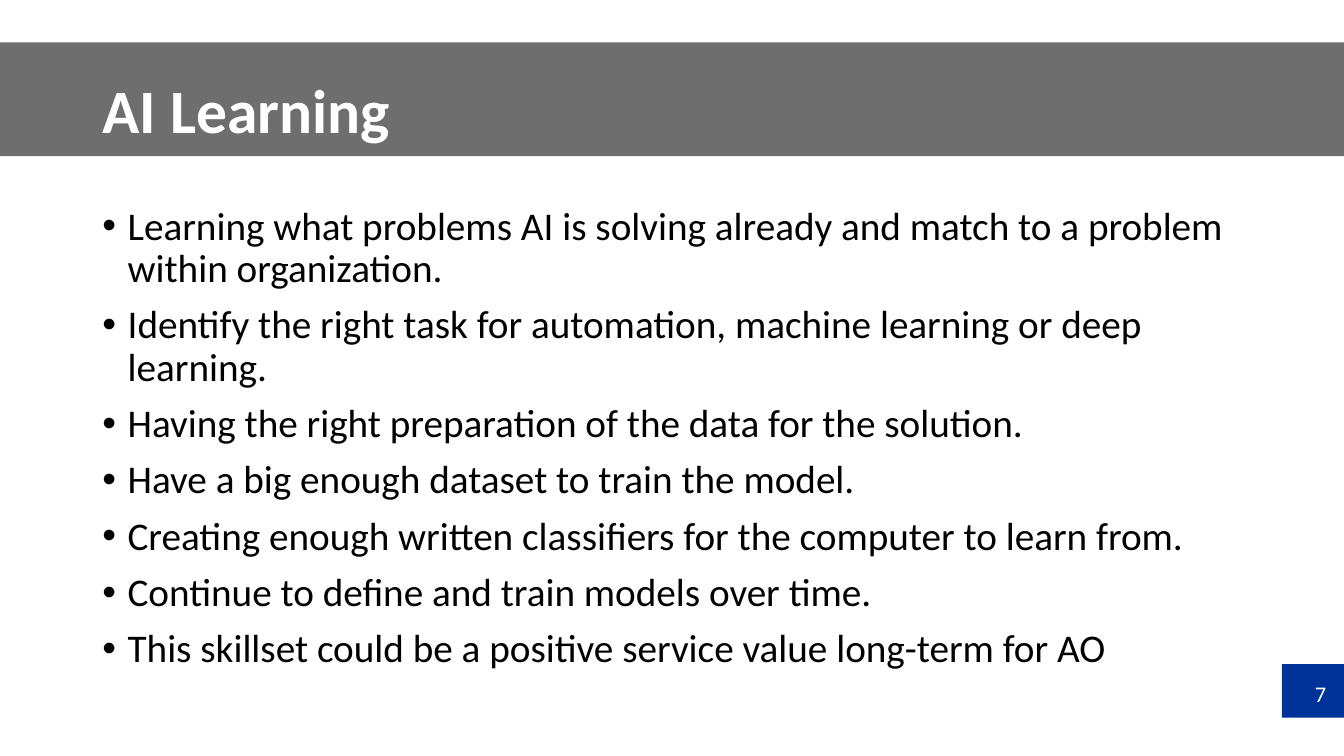
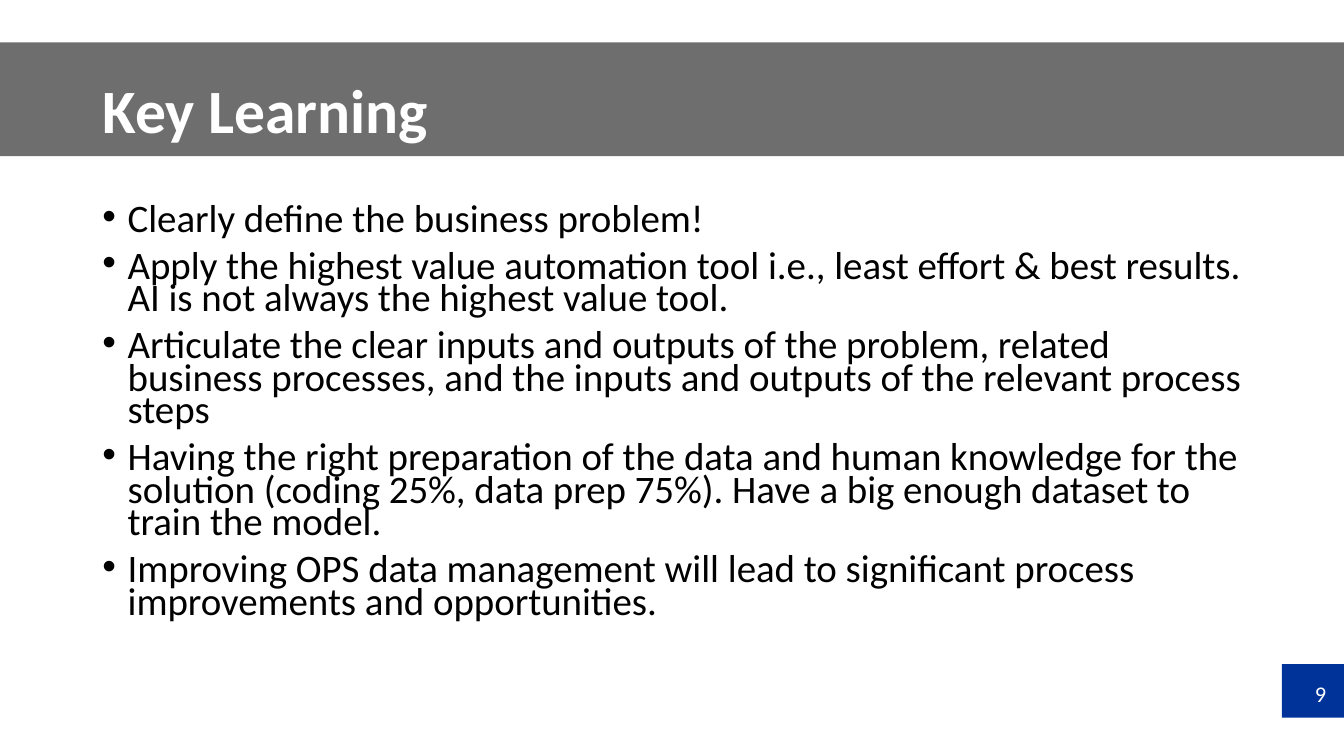
Before and after one commit to shaikh-rashid/ops-hackathon, a slide deck: slide 9 of presentations/AI Hackathon_Archives of Ontario.pptx (slide 7 before the commit). Drawn at 1344x756 pixels with LibreOffice and Linux fonts; fonts in the diff are those of the drawing; background and template pictures are left out. Boxes give left, top, right and bottom in pixels: in the first picture for what was removed or moved away, otherwise in the second. Text is boxed around its words. In the diff, an @@ line names an element or a change of style, - is before the commit and + after.

Commit message:
updated final presentation

```diff
--- a/presentations/AI Hackathon_Archives of Ontario.pptx
+++ b/presentations/AI Hackathon_Archives of Ontario.pptx
@@ title at [102, 90, 429, 144]: text changed @@
-AI Learning
+Key Learning
@@ text at [128, 205, 1241, 622]: text changed; size 28 to 27.8 pt @@
-• Learning what problems AI is solving already and match to a problem within organization.
-• Identify the right task for automation, machine learning or deep learning.
-• Having the right preparation of the data for the solution.
-• Have a big enough dataset to train the model.
-• Creating enough written classifiers for the computer to learn from.
-• Continue to define and train models over time.
-• This skillset could be a positive service value long-term for AO
+• Clearly define the business problem!
+• Apply the highest value automation tool i.e., least effort & best results. AI is not always the highest value tool.
+• Articulate the clear inputs and outputs of the problem, related business processes, and the inputs and outputs of the relevant process steps
+• Having the right preparation of the data and human knowledge for the solution (coding 25%, data prep 75%). Have a big enough dataset to train the model.
+• Improving OPS data management will lead to significant process improvements and opportunities.
@@ page number at [1315, 687, 1326, 702]: text changed @@
-7
+9
```
Also in this commit, not shown: 5 other slides changed, 3 slides added, 1 slide removed.
